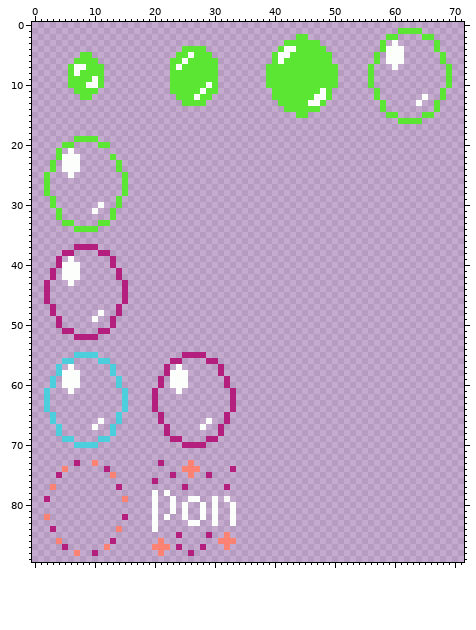
Two states of a sprite sheet, res/sprites/bud_bubble.png. The first picture shows the starting point.
The file is 72x90 pixels. Pixels under 10% opacity are left out.
Now the later version:
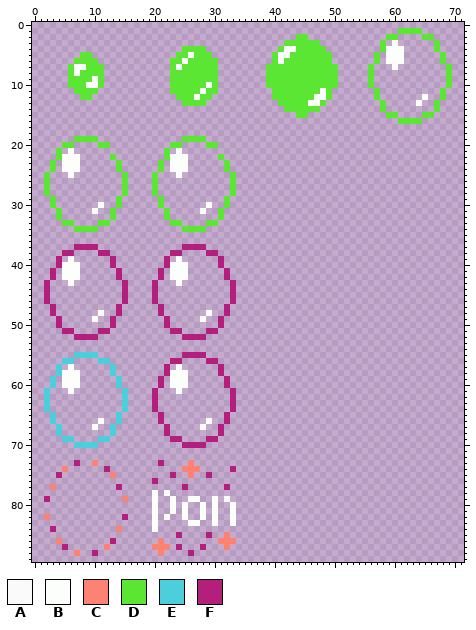
Palette (. is transparent): A #fcfefcf3  B #fcfefc  C #fc8274  D #5ce634  E #4ccedc  F #b41e7c
The edit:
y 19: x 25..28 .... -> DDDD
y 20: x 23..24 .. -> DD; x 29..30 .. -> DD
y 21: x 22 . -> D; x 24 . -> B
y 22: x 22..25 .... -> DBBB; x 31 . -> D
y 23..24: x 21 . -> D; x 23..25 ... -> BBB; x 32 . -> D
y 25: x 20 . -> D; x 24 . -> B; x 33 . -> D
y 26..28: x 20 . -> D; x 33 . -> D
y 29: x 21 . -> D; x 32 . -> D
y 30: x 21 . -> D; x 29 . -> B; x 32 . -> D
y 31: x 22 . -> D; x 28 . -> B; x 31 . -> D
y 32: x 22 . -> D; x 31 . -> D
y 33: x 23..24 .. -> DD; x 29..30 .. -> DD
y 34: x 25..28 .... -> DDDD
y 37: x 25..28 .... -> FFFF
y 38: x 23..24 .. -> FF; x 29..30 .. -> FF
y 39: x 22 . -> F; x 24 . -> B; x 31 . -> F
y 40: x 22..25 .... -> FBBB; x 31 . -> F
y 41..42: x 21 . -> F; x 23..25 ... -> BBB; x 32 . -> F
y 43: x 20 . -> F; x 24 . -> B; x 33 . -> F
y 44..46: x 20 . -> F; x 33 . -> F
y 47: x 21 . -> F; x 32 . -> F
y 48: x 21 . -> F; x 29 . -> B; x 32 . -> F
y 49: x 22 . -> F; x 28 . -> B; x 31 . -> F
y 50: x 22 . -> F; x 31 . -> F
y 51: x 23..24 .. -> FF; x 29..30 .. -> FF
y 52: x 25..28 .... -> FFFF
Pixel boxes of the changes (left, top, right, bottom) in both pictures:
added: (152, 136, 236, 340)
